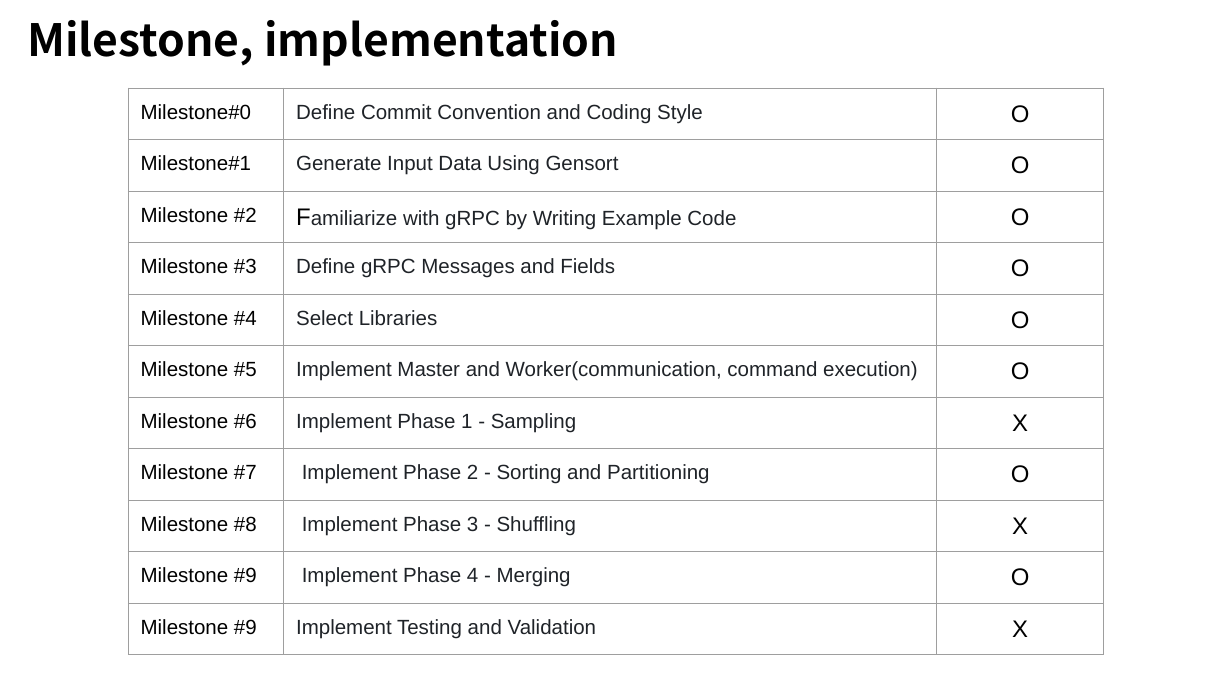
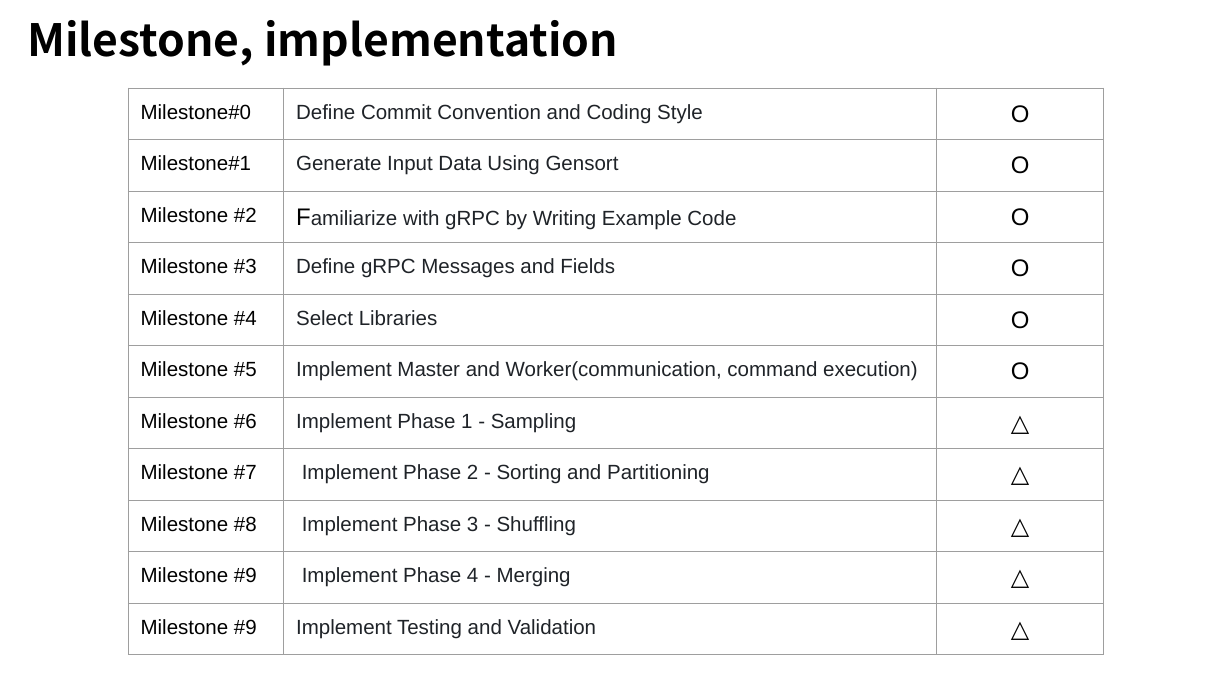
Before and after one commit to komseok0109/332project, a slide deck: slide 13 of documents/Progress_Presentation_team_White.pptx. Drawn at 1232x693 pixels with LibreOffice and Linux fonts; fonts in the diff are those of the drawing. Boxes give left, top, right and bottom in pixels: in the first picture for what was removed or moved away, otherwise in the second. Text is boxed around its words. In the diff, an @@ line names an element or a change of style, - is before the commit and + after.

Commit message:
docs: edit slides

```diff
--- a/documents/Progress_Presentation_team_White.pptx
+++ b/documents/Progress_Presentation_team_White.pptx
@@ table at (128, 89, 1104, 676) @@
-row 7, column 3: X
+row 7, column 3: △
-row 8, column 3: O
+row 8, column 3: △
-row 9, column 3: X
+row 9, column 3: △
-row 10, column 3: O
+row 10, column 3: △
-row 11, column 3: X
+row 11, column 3: △
```
